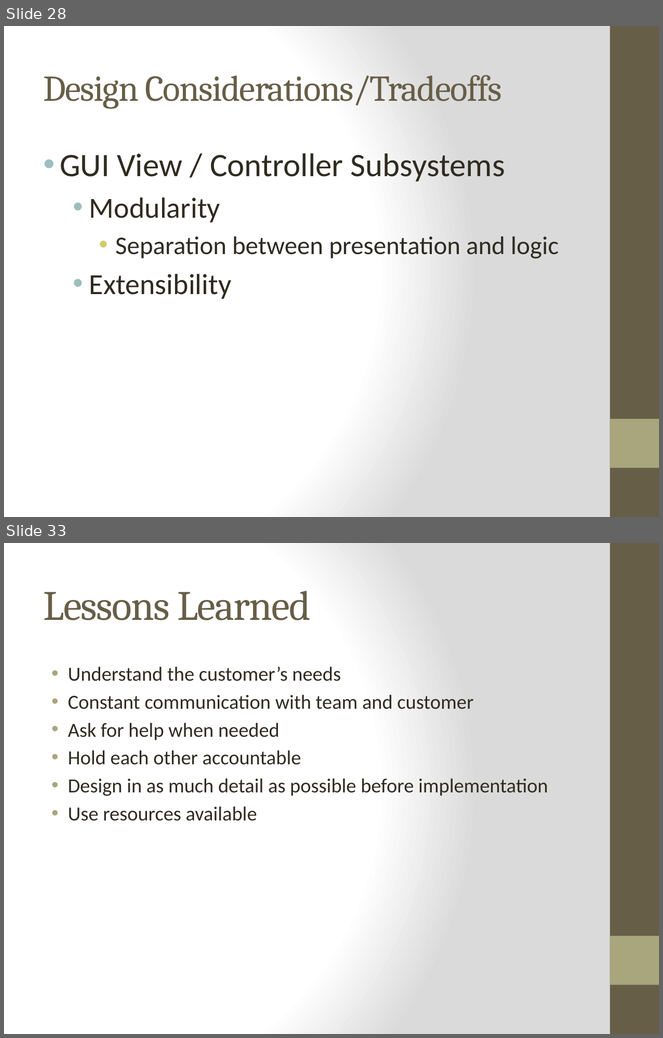
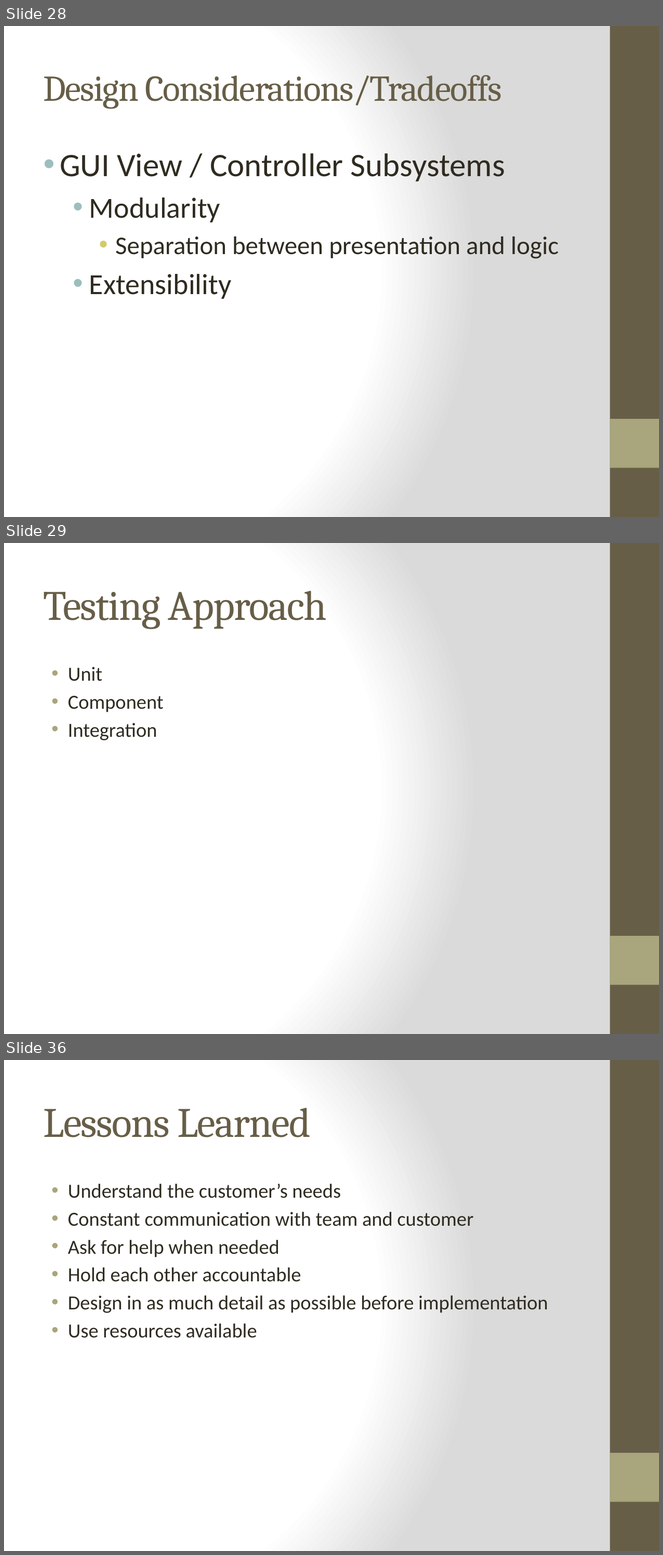
Before and after one commit to qpHalcy0n/SRDesign, a slide deck: Final Presentation/Ink3d Final Presentation.pptx. Shown one above the other, each under a label of ours: slides 28 and 33 before the commit, slides 28, 29 and 36 after it; the slides between them are not shown. The pictures are 663x1038 and 663x1555 pixels, drawn with LibreOffice and Linux fonts; fonts in the diff are those of the drawing. Boxes give left, top, right and bottom in pixels: in the first picture for what was removed or moved away, otherwise in the second. Text is boxed around its words. In the diff, an @@ line names an element or a change of style, - is before the commit and + after.

```diff
--- a/Final Presentation/Ink3d Final Presentation.pptx
+++ b/Final Presentation/Ink3d Final Presentation.pptx
@@ slide 29 added at (4, 543, 659, 1034), background gradient #FFFFFF to #DADADA; not listed: 2 template elements that a slide beside it also shows @@
@@ title added at (44, 591, 327, 629), 46 pt, text #675E47 @@
+Testing Approach
@@ text added at (68, 667, 164, 741), 22 pt, text #2F2B20 @@
+• Unit
+• Component
+• Integration
@@ what was slide 33 is now slide 36 @@
```
Also in this commit, not shown: 2 slides changed, 5 other slides added, 3 slides removed, 7 other files.
